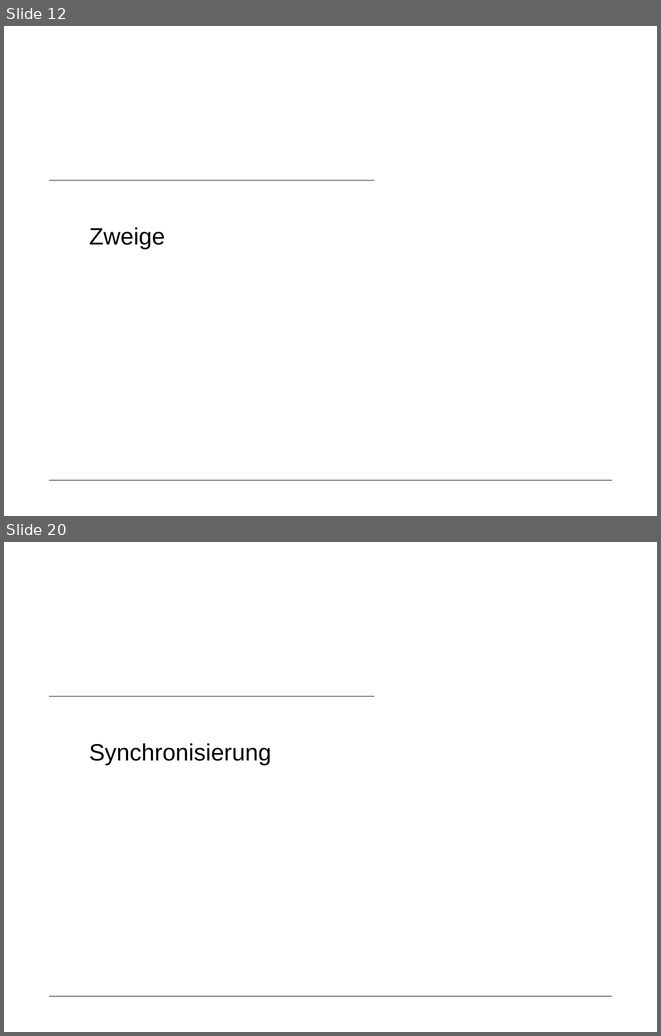
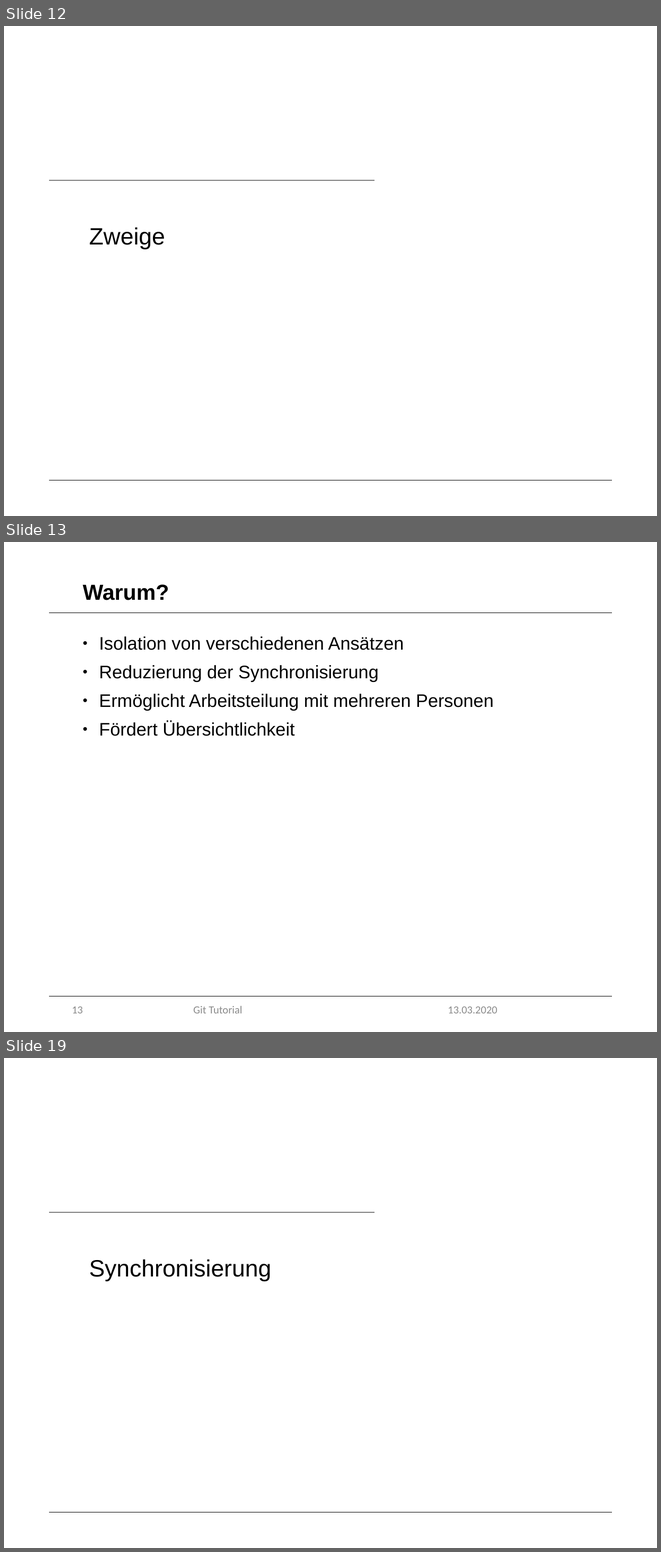
Before and after one commit to marcretzlaff/projektarbeit, a slide deck: Präsentation-90min/Präsentation-90min.pptx. Shown one above the other, each under a label of ours: slides 12 and 20 before the commit, slides 12, 13 and 19 after it; the slides between them are not shown. The pictures are 661x1036 and 661x1552 pixels, drawn with LibreOffice and Linux fonts; fonts in the diff are those of the drawing; background and template pictures are left out. Boxes give left, top, right and bottom in pixels: in the first picture for what was removed or moved away, otherwise in the second. Text is boxed around its words. In the diff, an @@ line names an element or a change of style, - is before the commit and + after.

```diff
--- a/Präsentation-90min/Präsentation-90min.pptx
+++ b/Präsentation-90min/Präsentation-90min.pptx
@@ slide 13 added at [4,542,657,1032], background #FFFFFF; not listed: 1 template element that a slide beside it also shows @@
@@ title added at [83,584,169,600], 24 pt, text #000000, bold @@
+Warum?
@@ line added from (49, 613) to (612, 613), #000000 0.5 pt @@
@@ text added at [99,636,494,736], 20 pt, text #000000 @@
+• Isolation von verschiedenen Ansätzen
+• Reduzierung der Synchronisierung
+• Ermöglicht Arbeitsteilung mit mehreren Personen
+• Fördert Übersichtlichkeit
@@ page number added at [72,1006,83,1013], 12 pt, text #8C8C8C @@
+13
@@ text added at [193,1006,242,1013], 12 pt, text #8C8C8C @@
+Git Tutorial
@@ text added at [448,1006,497,1013], 12 pt, text #8C8C8C @@
+13.03.2020
@@ what was slide 20 is now slide 19 @@
```
Also in this commit, not shown: 20 slides changed, 8 other slides added, 10 slides removed.
